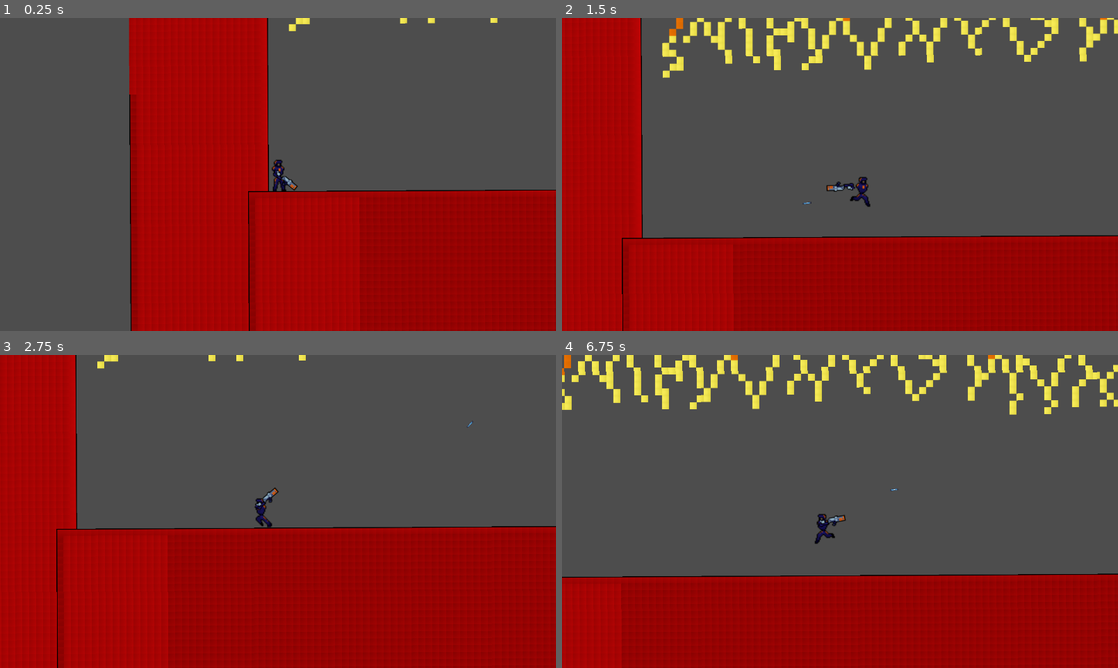
Above: before the commit, frames 1-4 (two rows, left to right).
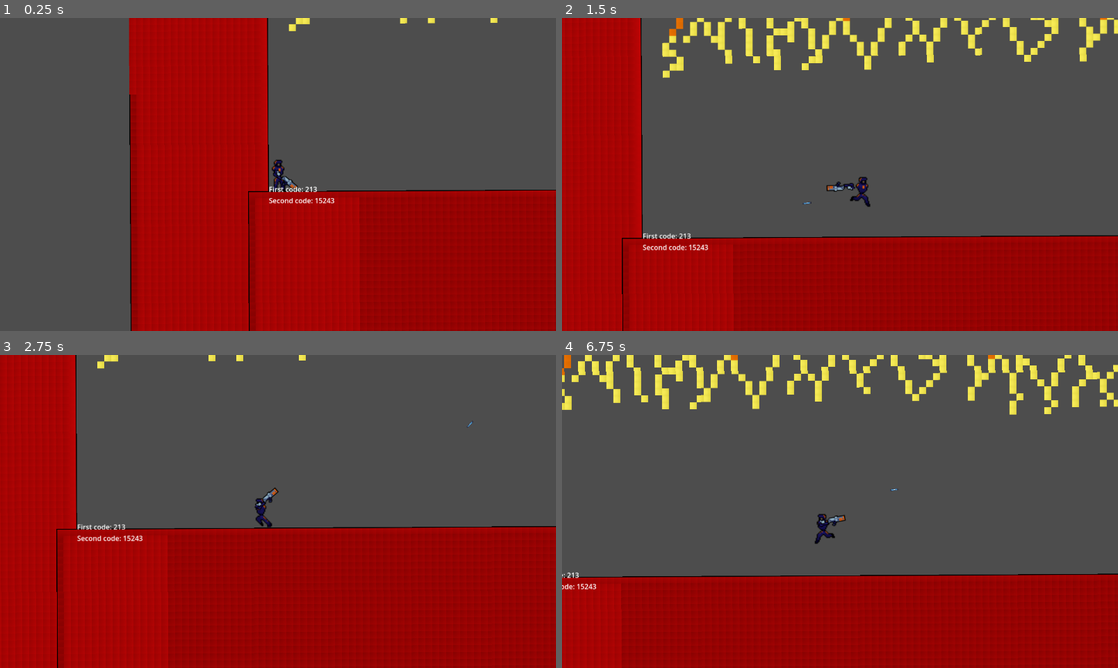
Above: after the commit, the same moments.

Repository: Shynkos/Senior-Design-Project
Game: Godot game, scene res://RoomOneTester.tscn
Two runs of this game, one before a commit and one after it. Both use one fixed random seed, a clock stepped at 60 frames per second and the inputs below. This scene is started directly instead of the project's main scene. The engine's default icon, where the game draws it, is replaced by a stand-in: a white triangle on a blue panel in a dark square.
Inputs (mouse positions are in pixels of both pictures, inside the frame that each line leads up to):
- Up to frame 1 (0.25 s): no input
- Up to frame 2 (1.5 s): move the mouse to (962, 158) at 0.52 s; hold D (Move right) from 0.53 s (still down); click (962, 158) at 0.6 s; tap Space (Jump) at 0.77 s; move the mouse to (728, 190) at 1.27 s; tap E (Interact) at 1.35 s
- Up to frame 3 (2.75 s): tap Space (Jump) at 1.52 s; move the mouse to (333, 442) at 2.02 s; release D (Move right) at 2.03 s; hold A (Move left) from 2.03 s (still down); click (333, 442) at 2.1 s
- Up to frame 4 (6.75 s): move the mouse to (812, 574) at 2.77 s; release A (Move left) at 2.78 s; hold D (Move right) 2.78-4.28 s; tap E (Interact) at 2.85, 4.35, 5.85 s; tap Space (Jump) at 3.02, 3.77, 4.52, 6.02 s; move the mouse to (1006, 558) at 3.52 s; click (1006, 558) at 3.6 s; move the mouse to (673, 464) at 4.27 s; hold A (Move left) 4.28-5.03 s; move the mouse to (867, 511) at 5.02 s; hold D (Move right) 5.03-5.78 s; click (867, 511) at 5.1 s; move the mouse to (756, 433) at 5.77 s; hold A (Move left) from 5.78 s (still down); move the mouse to (962, 495) at 6.52 s; click (962, 495) at 6.6 s

The runs differ from the first frame. In frame 1, 0.2% of the frame differs, in the area x 48-61%, y 53-60%; in frame 2, 0.2%; in frame 3, 0.2%, in the area x 13-26%, y 54-60%; in frame 4, less than 0.1%.

Commit message:
Add testing labels to buttons

Diff:
--- a/RoomOneTester.tscn
+++ b/RoomOneTester.tscn
@@ -330,14 +330,55 @@
 [node name="Button" parent="." instance=ExtResource("3_4s3ml")]
 position = Vector2(2112, -261)
 
+[node name="Label" type="Label" parent="Button"]
+offset_left = -47.0
+offset_top = -19.0
+offset_right = 37.0
+offset_bottom = 14.0
+text = "1"
+
 [node name="Button2" parent="." instance=ExtResource("3_4s3ml")]
 position = Vector2(2688, -394)
 
+[node name="Label" type="Label" parent="Button2"]
+offset_left = -45.0
+offset_top = -17.0
+offset_right = -4.0
+offset_bottom = 6.0
+text = "2"
+
 [node name="Button3" parent="." instance=ExtResource("3_4s3ml")]
 position = Vector2(2320, -490)
 
+[node name="Label" type="Label" parent="Button3"]
+offset_left = -52.0
+offset_top = -16.0
+offset_right = -12.0
+offset_bottom = 7.0
+text = "3"
+
 [node name="Button4" parent="." instance=ExtResource("3_4s3ml")]
 position = Vector2(1871, -679)
 
+[node name="Label" type="Label" parent="Button4"]
+offset_left = 38.0
+offset_top = -13.0
+offset_right = 78.0
+offset_bottom = 10.0
+text = "4"
+
 [node name="Button5" parent="." instance=ExtResource("3_4s3ml")]
 position = Vector2(2817, -685)
+
+[node name="Label" type="Label" parent="Button5"]
+offset_left = -45.0
+offset_top = -13.0
+offset_right = -5.0
+offset_bottom = 10.0
+text = "5"
+
+[node name="Label" type="Label" parent="."]
+offset_right = 40.0
+offset_bottom = 23.0
+text = "First code: 213
+Second code: 15243"
